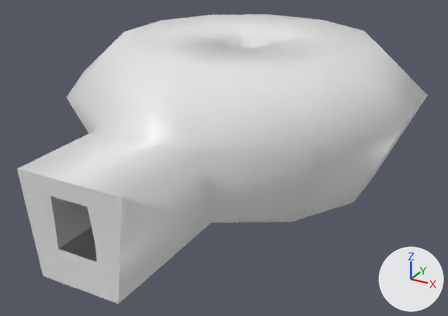
Before and after pictures for a commit that changed the FBX model Assets/models/terrain/map_starlightbalcony.fbx.
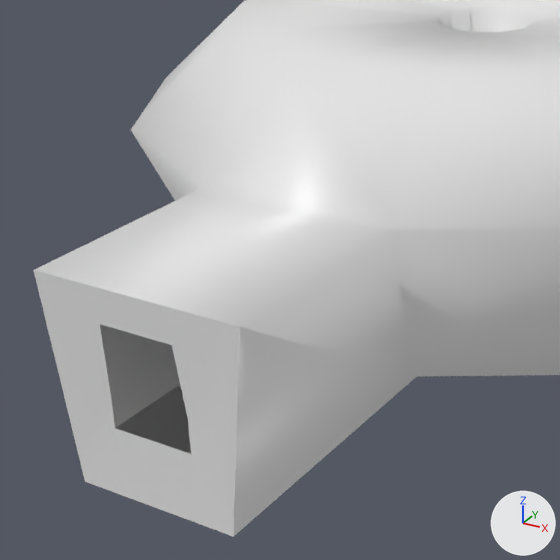
Old and new are each drawn whole from a 50 mm camera at (3.99, -7.91, 4.52) aimed at (0.12, -0.87, 1.0) and again close up on the part from 0% to 63% of the width and 10% to 100% of the height. The lights are fixed; the arrows at lower right show +X, +Y and +Z. The older version's two pictures come first.

The first close-up shows 'starlight balcony'.
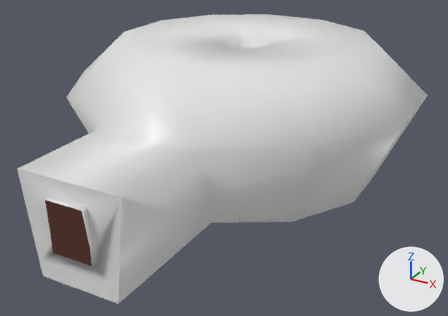
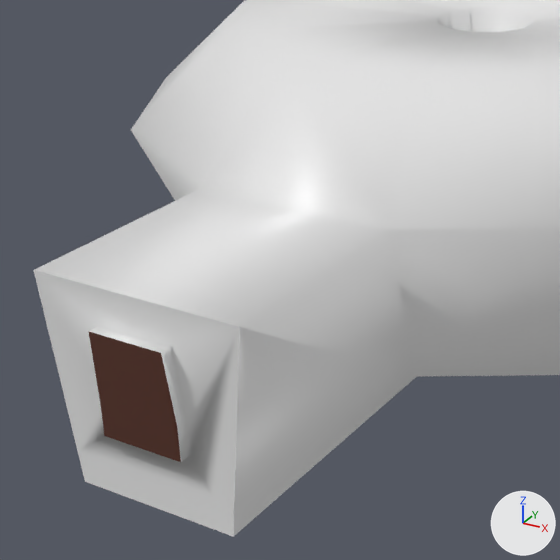
What differs and where, as boxes [x1, y1, x2, y2] in the close-ups (560 x 560 px):
part 1 of me_cylinder, added
    after: [88, 325, 191, 462]

The change in detail:
Material 'door' (mat_door) is new.
Its base color is (0.0991, 0.0305, 0.0175) (brown #593124).
me_cylinder is used by ob_starlight_balcony; location (0.0, 0.0, 0.0).
Verts and faces of me_cylinder; kept vertices keep their numbers, new ones are numbered from 122.
Before the commit, vertices of me_cylinder: 100 (0.26, -3.82, 1.0) at pixel (191, 453), 101 (-0.26, -3.82, 1.0) at pixel (115, 428), 102 (0.26, -3.82, 1.21) at pixel (187, 418), 103 (-0.26, -3.82, 1.21) at pixel (110, 393), 118 (0.24, -3.85, 1.65) at pixel (171, 345).
Before the commit, vertices of me_cylinder: 119 (-0.24, -3.85, 1.65) at pixel (99, 324).
me_cylinder had 122 vertices, 122 faces and spanned x -2.49..2.49, y -3.85..2.49, z 0.34..2.51.
me_cylinder now has 128 vertices, 129 faces and spans x -2.49..2.49, y -3.94..2.49, z 0.34..2.51.
Part 1, on me_cylinder:
New vertices 122 to 125 stand at vertices 100 to 103, in that order, plus (0.0, -0.08, 0.0).
New vertex 126 is at (0.24, -3.94, 1.64), pixel (161, 353).
New vertex 127 is at (-0.24, -3.94, 1.64), pixel (88, 331).
New faces: (100, 122, 124, 102), (102, 124, 126, 118), (100, 101, 123, 122), (101, 103, 125, 123), (103, 119, 127, 125), (118, 126, 127, 119) (mat_map (white #e7e7e7)).
New faces: (122, 123, 125, 127, 126, 124) (mat_door (brown #593124)).
me_cylinder gains material mat_door (brown #593124).
